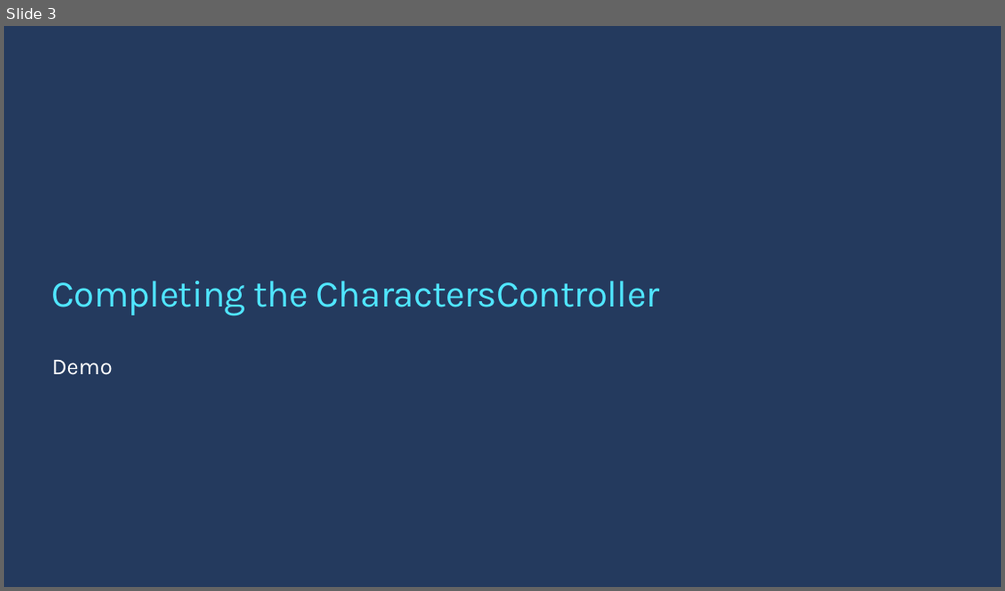
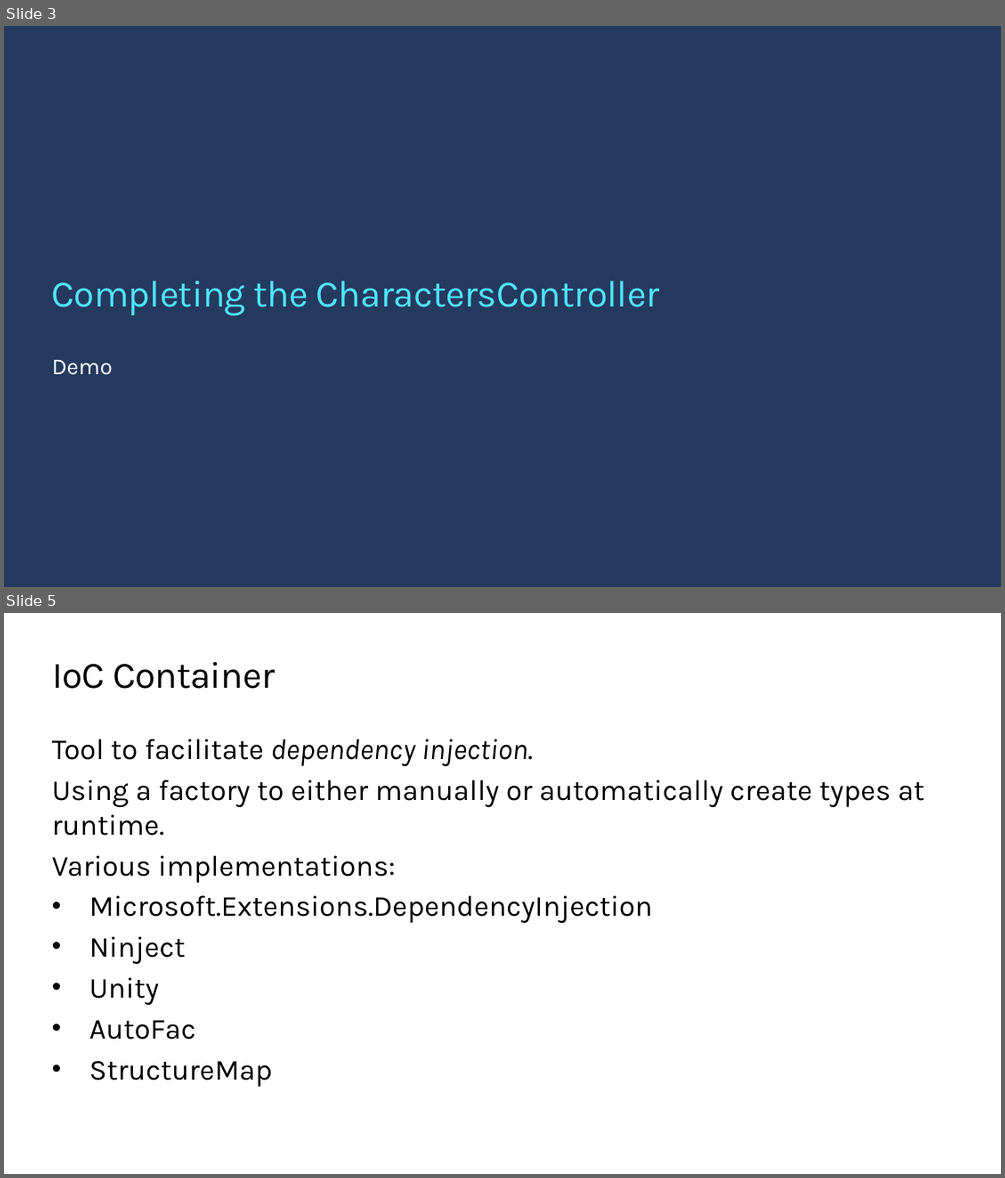
Before and after one commit to ondfisk/BDSA2021, a slide deck: Slides/Lecture08 - ASP.NET Core Web API part deux.pptx. Shown one above the other, each under a label of ours: slide 3 before the commit, slides 3 and 5 after it; the slides between them are not shown. The pictures are 1005x591 and 1005x1178 pixels, drawn with LibreOffice and Linux fonts; fonts in the diff are those of the drawing; background and template pictures are left out. Boxes give left, top, right and bottom in pixels: in the first picture for what was removed or moved away, otherwise in the second. Text is boxed around its words. In the diff, an @@ line names an element or a change of style, - is before the commit and + after.

```diff
--- a/Slides/Lecture08 - ASP.NET Core Web API part deux.pptx
+++ b/Slides/Lecture08 - ASP.NET Core Web API part deux.pptx
@@ slide 5 added at (4, 613, 1001, 1174), background #FFFFFF @@
@@ title added at (52, 662, 275, 689), 36 pt, text #000000 @@
+IoC Container
@@ text added at (52, 738, 924, 1086), 28 pt, text #000000 @@
+Tool to facilitate dependency injection.
+Using a factory to either manually or automatically create types at runtime.
+Various implementations:
+• Microsoft.Extensions.DependencyInjection
+• Ninject
+• Unity
+• AutoFac
+• StructureMap
```
Also in this commit, not shown: 1 slide changed, 8 other slides added, 20 other files.
